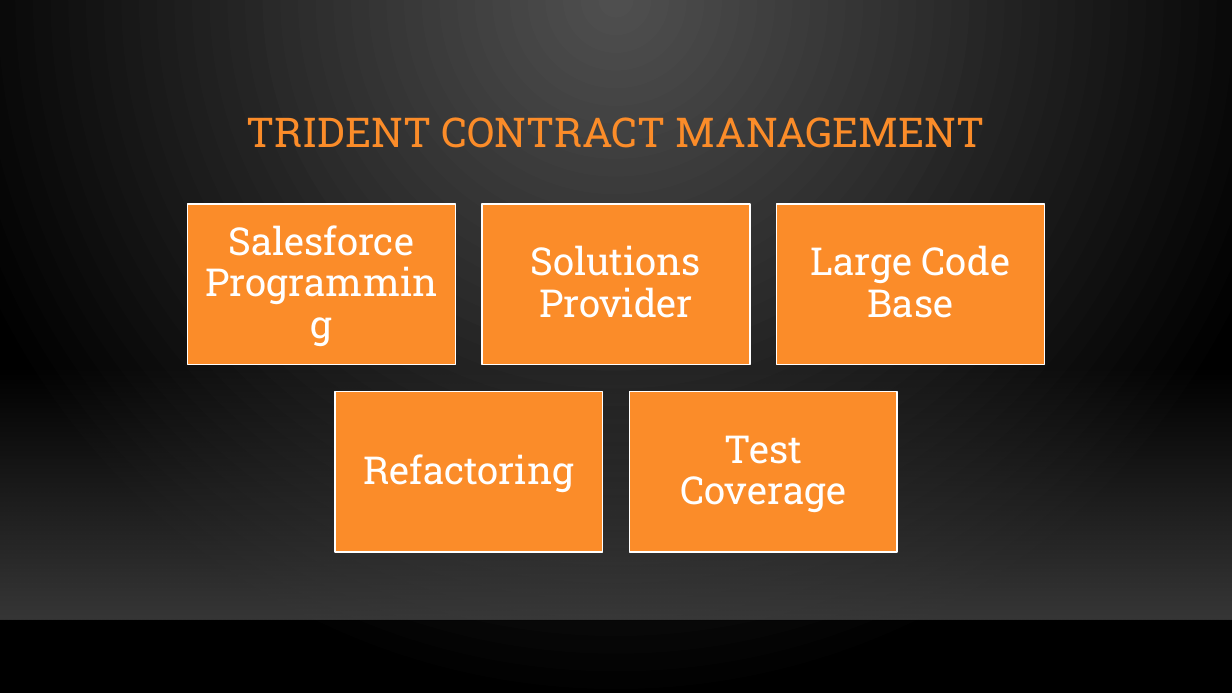
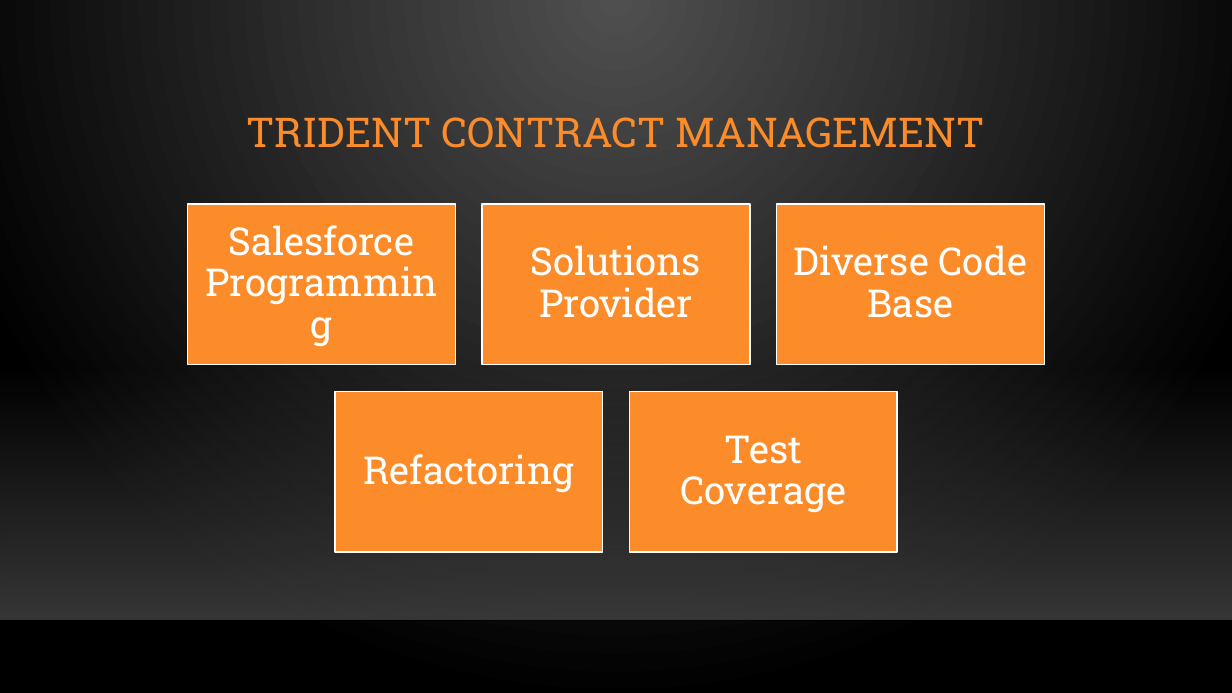
Before and after one commit to foharaschool/2016-fall, a slide deck: slide 2 of Internship/Software Developer Internship Presentation.pptx. Drawn at 1232x693 pixels with LibreOffice and Linux fonts; fonts in the diff are those of the drawing; background and template pictures are left out. Boxes give left, top, right and bottom in pixels: in the first picture for what was removed or moved away, otherwise in the second. Text is boxed around its words. In the diff, an @@ line names an element or a change of style, - is before the commit and + after.

Commit message:
Final Presentation

```diff
--- a/Internship/Software Developer Internship Presentation.pptx
+++ b/Internship/Software Developer Internship Presentation.pptx
@@ text at box(794, 245, 1028, 318): text changed @@
-Large Code Base
+Diverse Code Base
```
Also in this commit, not shown: 3 slides added, 1 other file.
